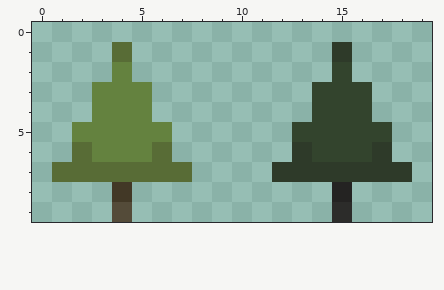
Pixel-art sprite: final/environment/pine.png. Above is the file before it was changed.
The file is 20x10 pixels.
New version:
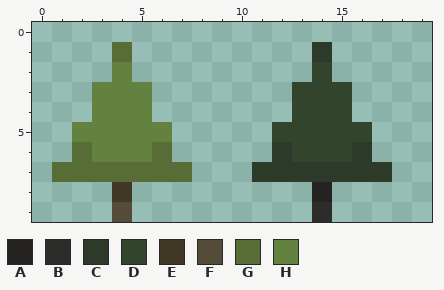
Palette (. is transparent): A #242322  B #2c2c2a  C #2e3a29  D #33442d  E #423826  F #544b39  G #586c36  H #64823f
What changed:
@@ x 9..19 @@
  0 ...........
- 1 ......C....
- 2 ......D....
- 3 .....DDD...
- 4 .....DDD...
- 5 ....DDDDD..
- 6 ....CDDDC..
- 7 ...CCCCCCC.
- 8 ......A....
- 9 ......B....
+ 1 .....C.....
+ 2 .....D.....
+ 3 ....DDD....
+ 4 ....DDD....
+ 5 ...DDDDD...
+ 6 ...CDDDC...
+ 7 ..CCCCCCC..
+ 8 .....A.....
+ 9 .....B.....
